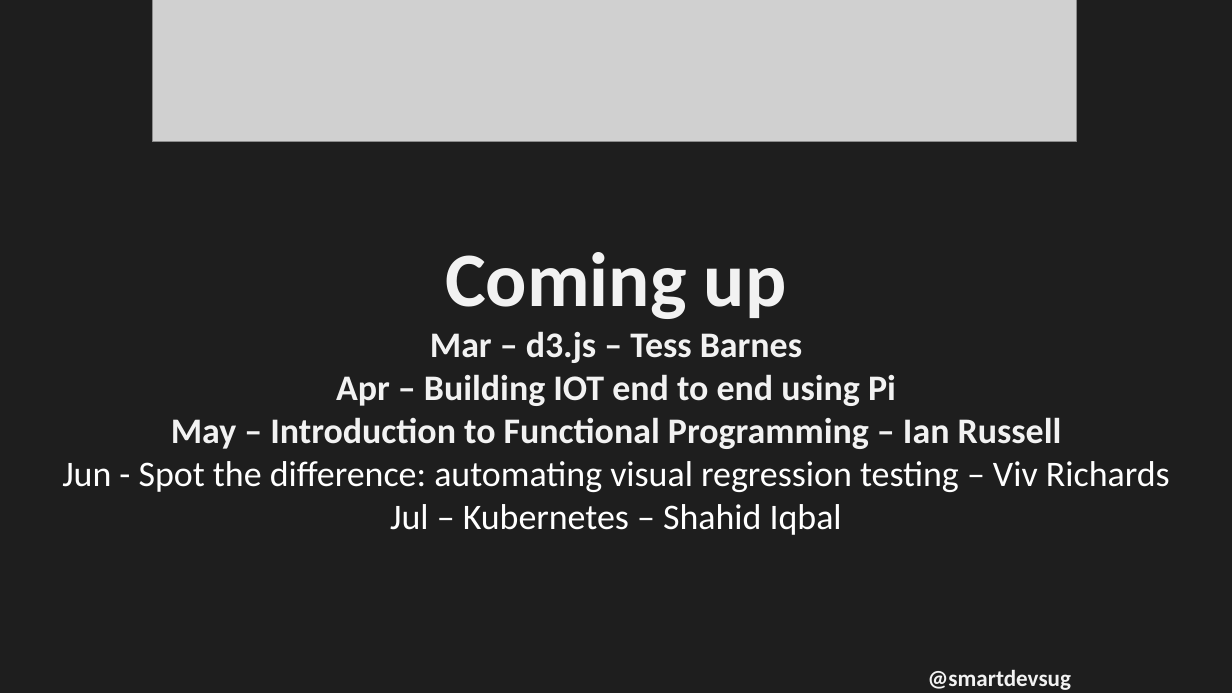
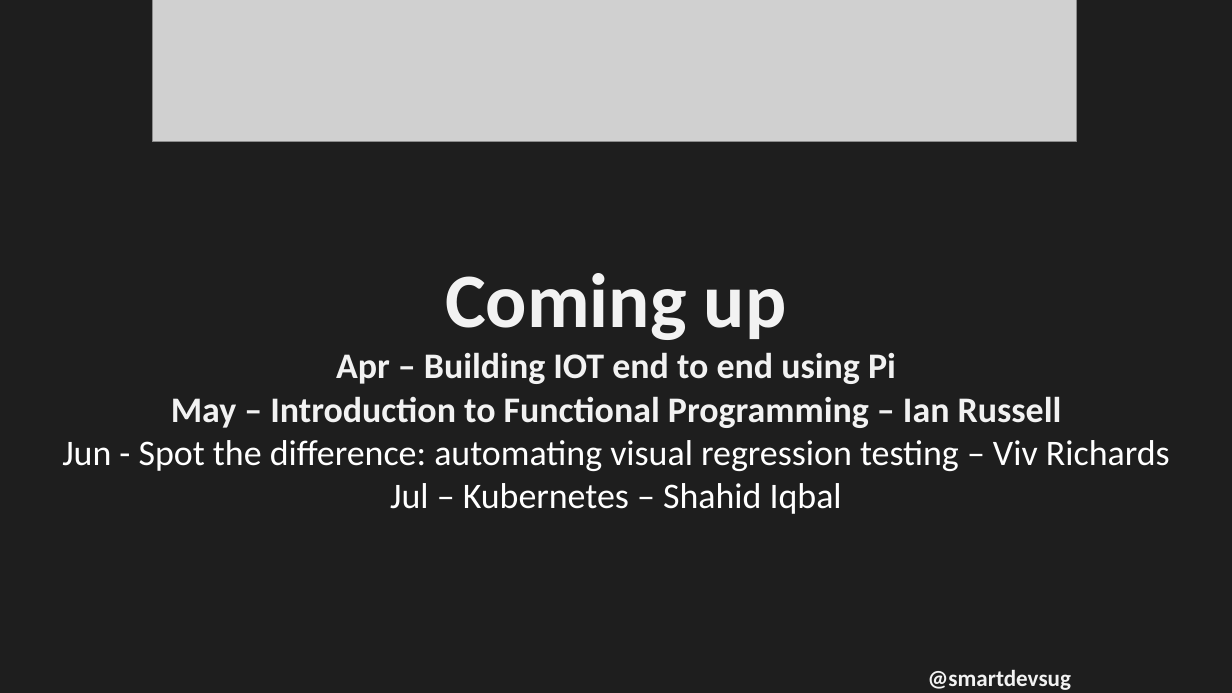
Before and after one commit to rippo/smartdevs, a slide deck: slide 5 of WelcomePresentation-SmartDevs.pptx. Drawn at 1232x693 pixels with LibreOffice and Linux fonts; fonts in the diff are those of the drawing; grey boxes stand for pictures. Boxes give left, top, right and bottom in pixels: in the first picture for what was removed or moved away, otherwise in the second. Text is boxed around its words. In the diff, an @@ line names an element or a change of style, - is before the commit and + after.

```diff
--- a/WelcomePresentation-SmartDevs.pptx
+++ b/WelcomePresentation-SmartDevs.pptx
@@ text at (430,331,802,363): paragraph removed @@
-Mar – d3.js – Tess Barnes
```
Also in this commit, not shown: 2 other slides changed.
